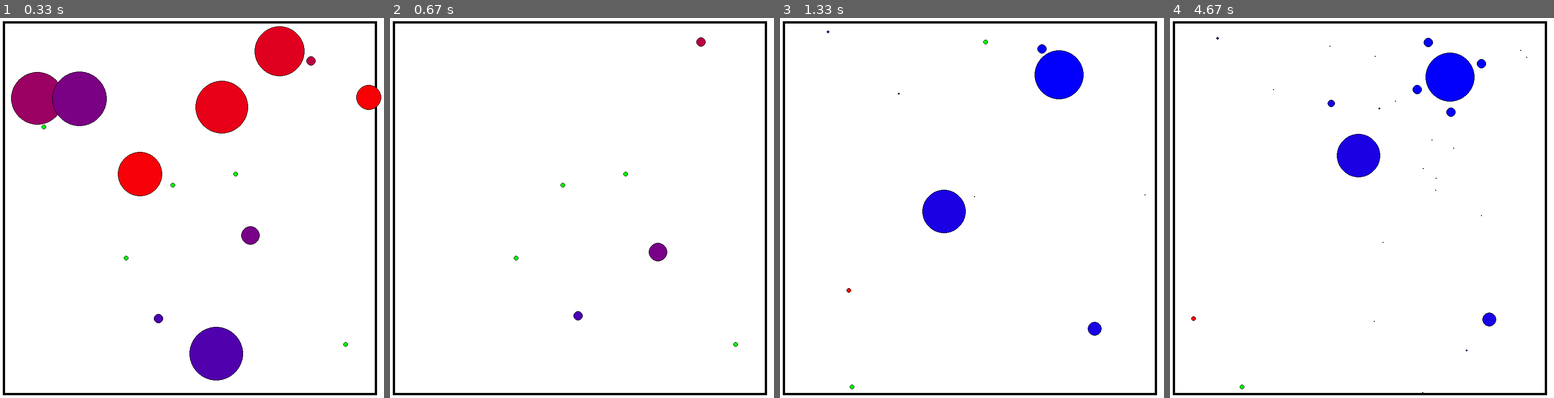
Above: before the commit, frames 1-4 (left to right).
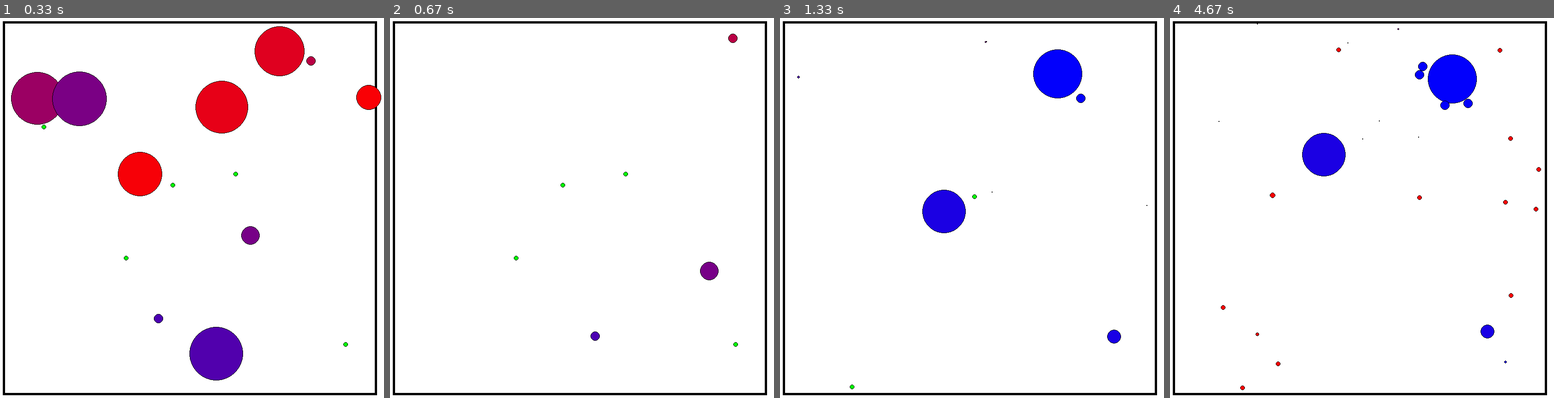
Above: after the commit, the same moments.

Repository: LeoBasov/live-sim
Game: pygame game, started from app/gui_pygame/main.py
Same seed, same stepped clock (60 frames per second), same inputs: the game is played once before the commit and once after it.
Inputs:
- Up to frame 1 (0.33 s): no input
- Up to frame 2 (0.67 s): tap Space at 0.33 s
- Up to frame 3 (1.33 s): tap R at 0.67 s; tap Space at 1.07 s
- Up to frame 4 (4.67 s): tap Space at 1.37, 1.57, 1.9, 2.2, 2.4, 2.7, 2.97, 3.3, 3.6, 3.73, 4.13, 4.43 s

Frame 1 is identical in both runs. In frame 2, 0.5% of the frame differs, in the area x 47-91%, y 4-85%; in frame 3, 0.5%; in frame 4, 2.8%, in the area x 5-97%, y 1-99%.

Commit message:
Modified random movement

Diff:
--- a/live_sim/creature.py
+++ b/live_sim/creature.py
@@ -34,6 +34,9 @@
 		self.position = np.array([0.0, 0.0, 0.0])
 		self.reproduction_threshold = 0.0
 		self.children = []
+		self.move_counter = 0
+		self.move_counter_max = 10
+		self.move_vector = np.array([0, 0, 0])
 
 	def copy(self, other):
 		self.state = other.state
@@ -45,6 +48,7 @@
 		self.size = other.size
 		self.size_max = other.size_max
 		self.position = other.position
+		self.reproduction_threshold = other.reproduction_threshold
 
 	def reproduce(self):
 		if self.state.reproducing:
@@ -139,7 +143,7 @@
 		dist_enemy = self._find_enemy()
 
 		if dist_food[1] == None and dist_enemy[1] == None:
-			self.position = self._get_new_pos_random()
+			self.position = self._random_move()
 
 		elif dist_food[1] != None and dist_enemy[1] == None:
 			self._only_food(dist_food)
@@ -149,6 +153,27 @@
 
 		else:
 			self._both(dist_food, dist_enemy)
+
+	def _random_move(self):
+		if self.move_counter == 0:
+			position = self._get_new_pos_random()
+			self.move_vector = (position - self.position)
+			self.move_vector /= np.linalg.norm(self.move_vector)
+
+		position_new = self.position + self.speed*self.move_vector
+
+		if self.world.collision(position_new):
+			self.move_counter = 0
+
+			return self._random_move()
+
+		self.move_counter += 1
+
+		if self.move_counter > self.move_counter_max:
+			self.move_counter = 0
+
+		return position_new
+
 
 	def _only_food(self, dist_food):
 		self._get_food(dist_food)
@@ -159,7 +184,7 @@
 		elif 1.2*self.size < dist_enemy[1].size:
 			self._flee(dist_enemy)
 		else:
-			self.position = self._get_new_pos_random()
+			self.position = self._random_move()
 
 	def _flee(self, dist_enemy):
 		dist_vec = dist_enemy[1].position - self.position
